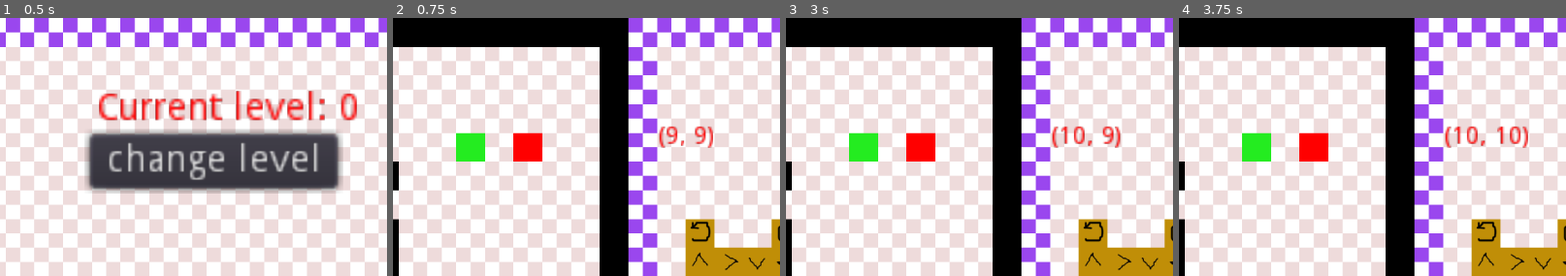
Above: before the commit, frames 1-4 (left to right).
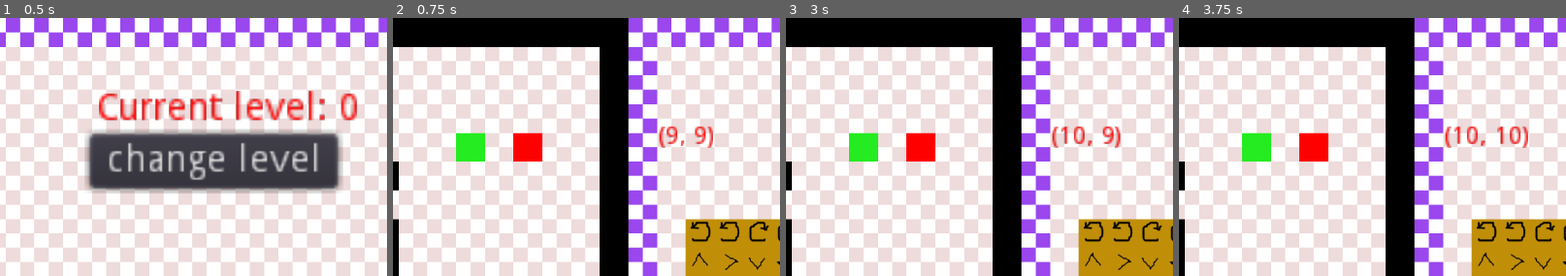
Above: after the commit, the same moments.

Repository: WIT-SCDS-F22-GAME-COOP/Zombie-Game
Game: Godot game, scene res://TSCN/Menu.tscn
Two runs of this game, one before a commit and one after it. Both use one fixed random seed, a clock stepped at 60 frames per second and the inputs below. The engine's default icon, where the game draws it, is replaced by a stand-in: a white triangle on a blue panel in a dark square.
Inputs:
- Up to frame 1 (0.5 s): no input
- Up to frame 2 (0.75 s): click "start" at 0.5 s
- Up to frame 3 (3 s): click "BACK TO MENU" at 1.25 s; click "start" at 2 s; hold D (move_right) from 2.78 s (still down); tap Space (select) at 2.85 s
- Up to frame 4 (3.75 s): tap Enter at 3.5 s; release D (move_right) at 3.53 s; hold S (move_down) from 3.53 s (still down); tap Space (select) at 3.6 s
The pictures show only the part of the screen within x 36-86%, y 0-50%; the shares and areas given below are measured in that part.

Frame 1 is identical in both runs. In frame 2, 1.7% of the frame differs, in the area x 82-98%, y 77-90%; in frame 3, 1.7%; in frame 4, 1.7%.

Commit message:
Levels can be completed and reset

Diff:
--- a/Scripts/Character.gd
+++ b/Scripts/Character.gd
@@ -1,16 +1,19 @@
 extends KinematicBody2D
 
 var direction = 0
+var initial_direction = 0
 var move_direction = -1
 
 var id = 0
 
 var starting_pos = Vector2.ZERO
 var current_tile = -1
+var current_floor = -1
 
 # Called when the node enters the scene tree for the first time.
 func _ready():
-	pass # Replace with function body.
+	direction = initial_direction
+	$Timer.start()
 
 
 # Called every frame. 'delta' is the elapsed time since the previous frame.
@@ -27,20 +30,32 @@
 	# Mapped to T button, turns right
 	if Input.is_action_just_pressed("debug_input2"):
 		direction = Tiles.turn(direction, true)
-		print(current_tile)
+		# print(current_tile)
+
+	# Update with any new level attributes added later
+	if Input.is_action_just_pressed("reset_level") && starting_pos != Vector2(0,0):
+		Global.points = 0
+		global_position = starting_pos
+		direction = initial_direction
+		move_direction = -1
 
 
 # Current facing direction. 0 Up, 1 right, 2 down, 3 left
 func walk(x):
-	match(x):
-		0:
-			global_position.y = global_position.y - 64
-		1:
-			global_position.x = global_position.x + 64
-		2:
-			global_position.y = global_position.y + 64
-		3:
-			global_position.x = global_position.x - 64
+	if (current_floor - 1 != id):
+		match(x):
+			0:
+				global_position.y = global_position.y - 64
+			1:
+				global_position.x = global_position.x + 64
+			2:
+				global_position.y = global_position.y + 64
+			3:
+				global_position.x = global_position.x - 64
+	else:
+		global_position = Vector2(-128,-64)
+		Global.points = Global.points + 1
+		print(Global.points)
 
 
 func use_tile():
--- a/Scripts/Global.gd
+++ b/Scripts/Global.gd
@@ -4,6 +4,8 @@
 var menu = true
 var level_int = 0
 var level = "res://Levels/0.png"
+
+var points = 0
 
 
 # Called when the node enters the scene tree for the first time.
--- a/Scripts/World.gd
+++ b/Scripts/World.gd
@@ -50,6 +50,8 @@
 	var green = Tiles.get_tile($Green.position)
 	$Red.current_tile = $ActionTile.get_cell(red.x,red.y)
 	$Green.current_tile = $ActionTile.get_cell(green.x,green.y)
+	$Red.current_floor = $TileMap.get_cell(red.x,red.y)
+	$Green.current_floor = $TileMap.get_cell(green.x,green.y)
 
 # Function to import and draw maps from images
 # Storing a map as an 18*18 image file makes it easy to design and keep many
--- a/TSCN/Character.tscn
+++ b/TSCN/Character.tscn
@@ -19,5 +19,6 @@
 
 [node name="Timer" type="Timer" parent="."]
 wait_time = 0.25
+one_shot = true
 
 [connection signal="timeout" from="Timer" to="." method="_on_Timer_timeout"]
--- a/TSCN/World.tscn
+++ b/TSCN/World.tscn
@@ -266,7 +266,7 @@
 z_index = -2
 tile_set = SubResource( 2 )
 format = 1
-tile_data = PoolIntArray( -1, 0, 0, -65536, 0, 0, -65535, 0, 0, -65534, 0, 0, -65533, 0, 0, -65532, 0, 0, -65531, 0, 0, -65530, 0, 0, -65529, 0, 0, -65528, 0, 0, -65527, 0, 0, -65526, 0, 0, -65525, 0, 0, -65524, 0, 0, -65523, 0, 0, -65522, 0, 0, -65521, 0, 0, -65520, 0, 0, -65519, 0, 0, -65518, 0, 0, 65535, 0, 0, 0, 1, 0, 1, 1, 0, 2 …(7235 unchanged characters)…
+tile_data = PoolIntArray( -65539, 0, 0, -65538, 0, 0, -65537, 0, 0, -3, 0, 0, -2, 1, 0, -1, 0, 0, -65536, 0, 0, -65535, 0, 0, -65534, 0, 0, -65533, 0, 0, -65532, 0, 0, -65531, 0, 0, -65530, 0, 0, -65529, 0, 0, -65528, 0, 0, -65527, 0, 0, -65526, 0, 0, -65525, 0, 0, -65524, 0, 0, -65523, 0, 0, -65522, 0, 0, -65521, 0, 0, -65520, 0, 0, -65519, 0, 0, -65518, 0, 0, 65533, 0, 0, 65534, 0, 0, 65535, 0, 0, 0, 1, 0, 1, 1, 0, 2 …(7235 unchanged characters)…
 
 [node name="Cursor" parent="." instance=ExtResource( 3 )]
 position = Vector2( 32, 32 )
@@ -321,7 +321,7 @@
 z_index = -1
 tile_set = SubResource( 5 )
 format = 1
-tile_data = PoolIntArray( 458772, 0, 0, 458775, 1, 0, 524308, 2, 0, 524309, 5, 0, 524310, 3, 0, 524311, 4, 0 )
+tile_data = PoolIntArray( 458772, 0, 0, 458773, 0, 0, 458774, 1, 0, 458775, 1, 0, 524308, 2, 0, 524309, 5, 0, 524310, 3, 0, 524311, 4, 0 )
 
 [node name="SelectedCursor" type="AnimatedSprite" parent="."]
 modulate = Color( 0.0470588, 0.662745, 0.490196, 1 )
--- a/project.godot
+++ b/project.godot
@@ -71,6 +71,11 @@
 "events": [ Object(InputEventKey,"resource_local_to_scene":false,"resource_name":"","device":0,"alt":false,"shift":false,"control":false,"meta":false,"command":false,"pressed":false,"scancode":84,"physical_scancode":0,"unicode":0,"echo":false,"script":null)
  ]
 }
+reset_level={
+"deadzone": 0.5,
+"events": [ Object(InputEventKey,"resource_local_to_scene":false,"resource_name":"","device":0,"alt":false,"shift":false,"control":false,"meta":false,"command":false,"pressed":false,"scancode":81,"physical_scancode":0,"unicode":0,"echo":false,"script":null)
+ ]
+}
 
 [physics]
 
